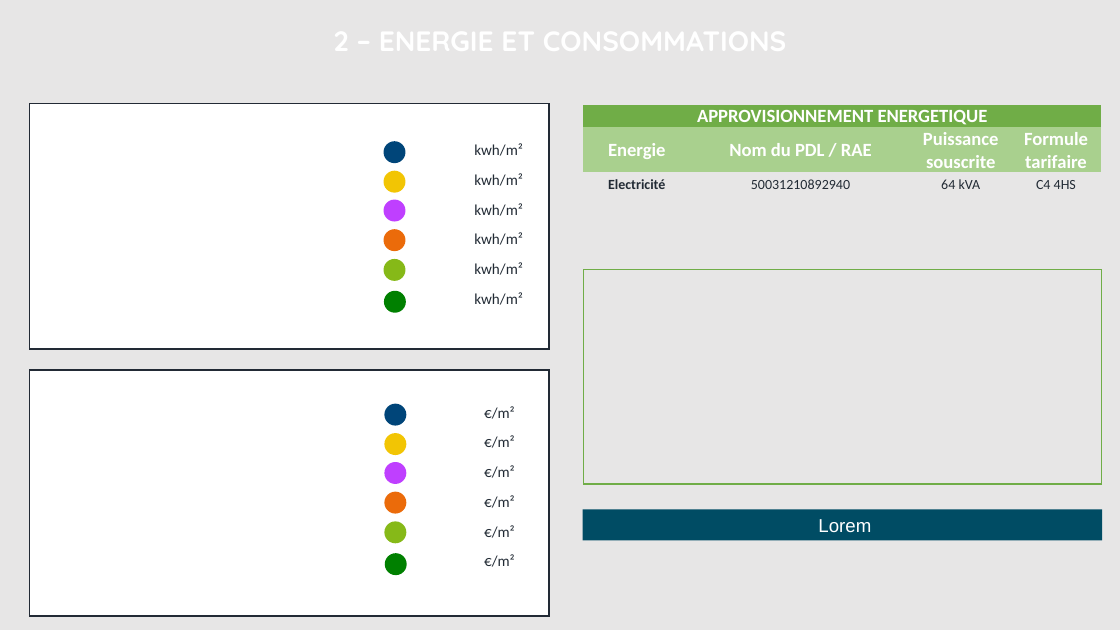
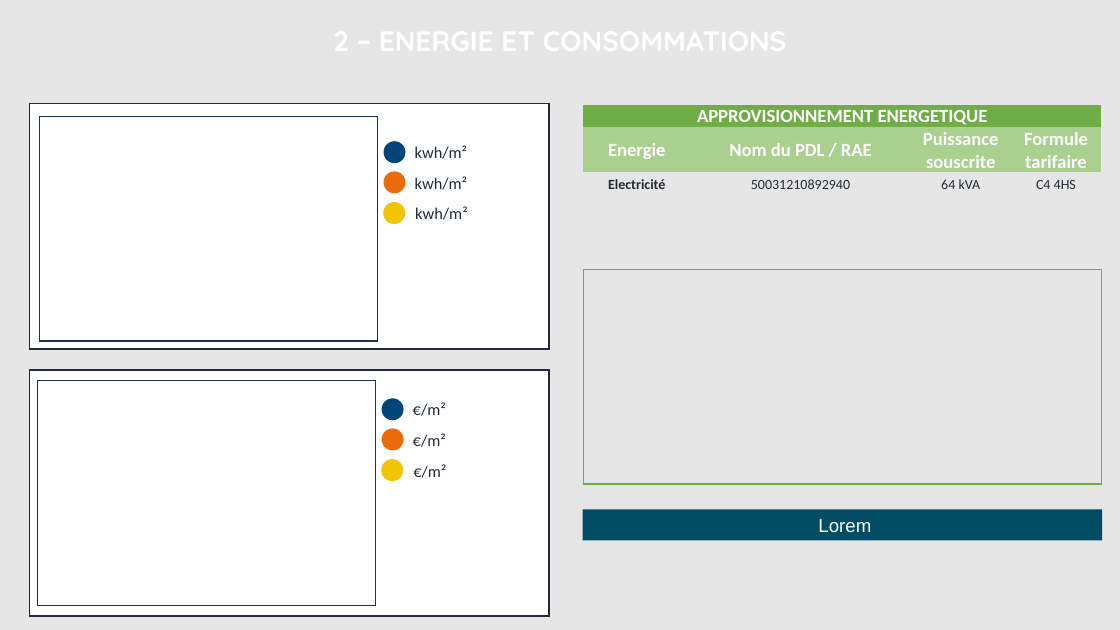
Before and after one commit to sigsieml/super-cep, a slide deck: slide 3 of app/src/main/assets/powerpointvierge.pptx. Drawn at 1120x630 pixels with LibreOffice and Linux fonts; fonts in the diff are those of the drawing; background and template pictures are left out. Boxes give left, top, right and bottom in pixels: in the first picture for what was removed or moved away, otherwise in the second. Text is boxed around its words. In the diff, an @@ line names an element or a change of style, - is before the commit and + after.

```diff
--- a/app/src/main/assets/powerpointvierge.pptx
+++ b/app/src/main/assets/powerpointvierge.pptx
@@ rectangle added at (39,117,377,342), outline #1E3256 1 pt @@
@@ table removed at (412,137,534,316), 6 rows, 2 columns @@
- | kwh/m²
- | kwh/m²
- | kwh/m²
- | kwh/m²
- | kwh/m²
- | kwh/m²
@@ text added at (415,145,468,159), 14 pt, text #222B35 @@
+kwh/m²
@@ ellipse: place and size @@
-ellipse at (384,229,406,251)
+ellipse at (384,171,406,193)
@@ text added at (415,176,468,190), 14 pt, text #222B35 @@
+kwh/m²
@@ ellipse: place and size @@
-ellipse at (384,171,406,192)
+ellipse at (383,202,405,224)
@@ ellipse removed at (384,200,406,222) @@
@@ text added at (415,206,468,220), 14 pt, text #222B35 @@
+kwh/m²
@@ ellipse removed at (384,259,406,281) @@
@@ ellipse removed at (384,291,406,313) @@
@@ rectangle added at (38,381,376,606), outline #1E3256 1 pt @@
@@ ellipse: place and size @@
-ellipse at (385,404,407,426)
+ellipse at (381,398,403,420)
@@ table removed at (413,400,534,579), 6 rows, 2 columns @@
- | €/m²
- | €/m²
- | €/m²
- | €/m²
- | €/m²
- | €/m²
@@ text added at (413,402,446,416), 14 pt, text #222B35 @@
+€/m²
@@ ellipse: place and size @@
-ellipse at (385,492,407,513)
+ellipse at (381,429,403,450)
@@ text added at (413,433,446,447), 14 pt, text #222B35 @@
+€/m²
@@ ellipse: place and size @@
-ellipse at (385,434,407,455)
+ellipse at (381,460,403,481)
@@ ellipse removed at (385,462,407,484) @@
@@ text added at (413,464,446,478), 14 pt, text #222B35 @@
+€/m²
@@ ellipse removed at (385,522,407,544) @@
@@ ellipse removed at (385,554,407,576) @@
```
Also in this commit, not shown: 27 other files.
